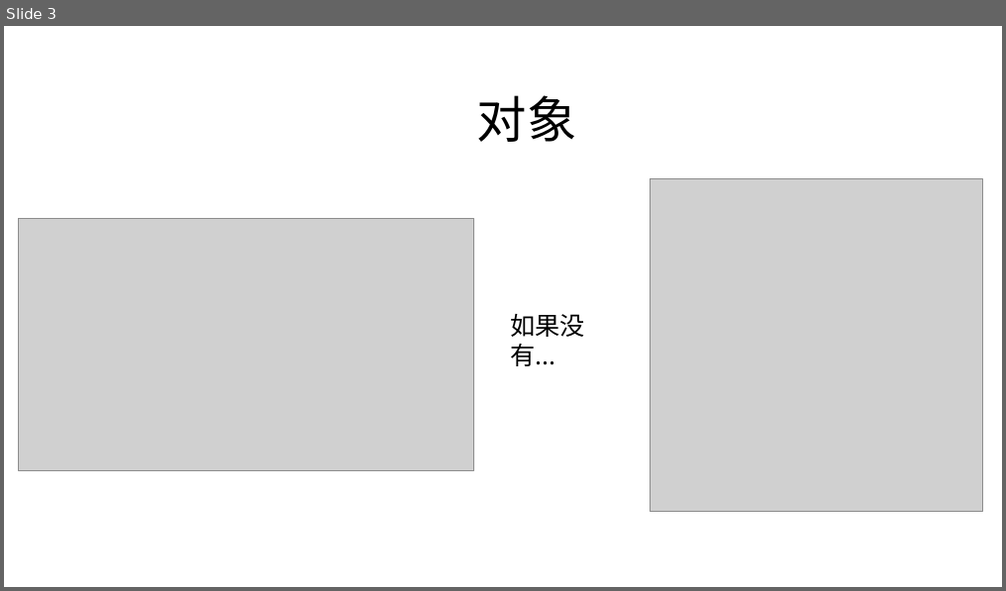
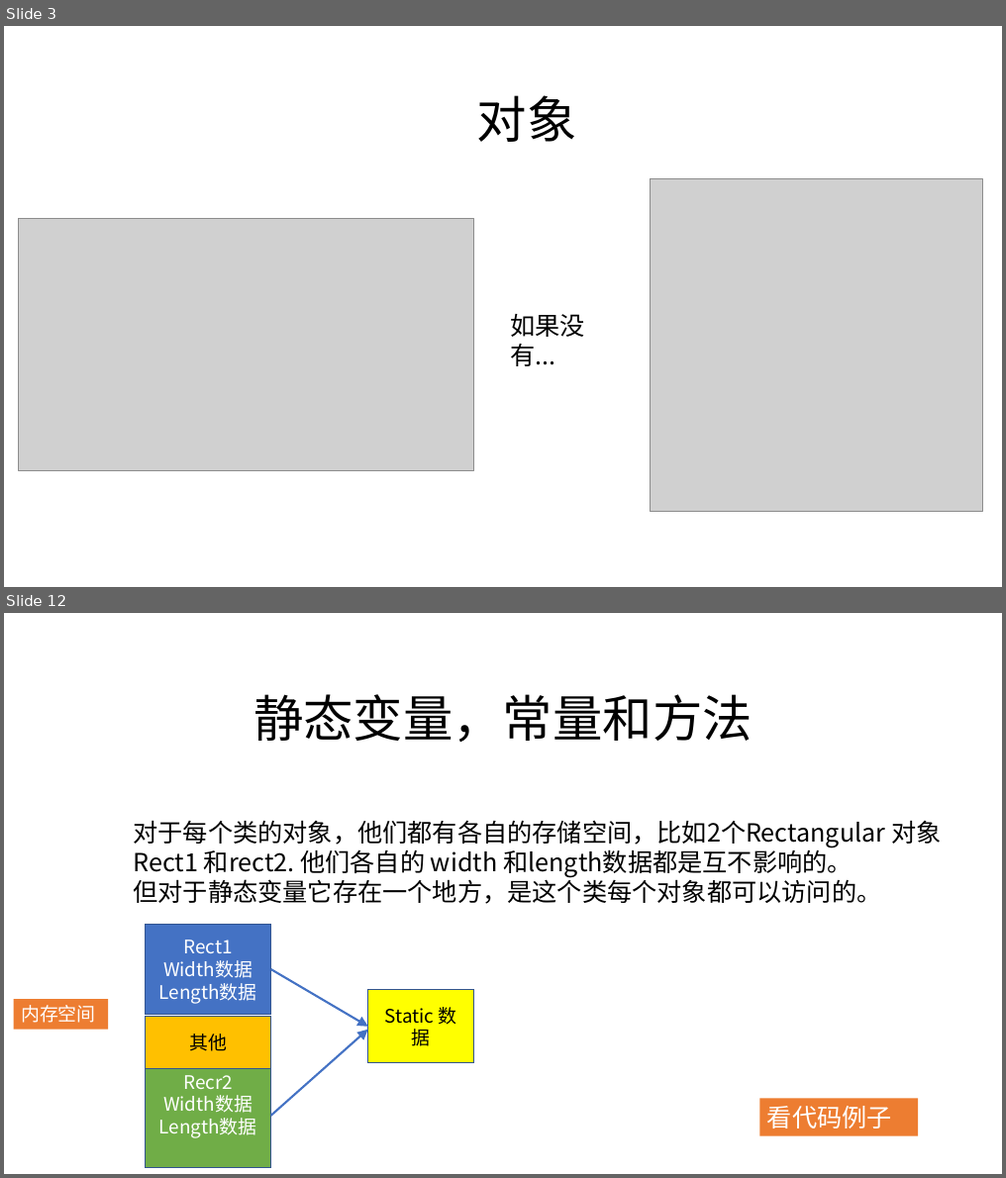
Before and after one commit to zjyesir/hmc_java_1, a slide deck: ppt/9. 对象和类.pptx. Shown one above the other, each under a label of ours: slide 3 before the commit, slides 3 and 12 after it; the slides between them are not shown. The pictures are 1006x591 and 1006x1178 pixels, drawn with LibreOffice and Linux fonts; fonts in the diff are those of the drawing; grey boxes stand for pictures; background and template pictures are left out. Boxes give left, top, right and bottom in pixels: in the first picture for what was removed or moved away, otherwise in the second. Text is boxed around its words. In the diff, an @@ line names an element or a change of style, - is before the commit and + after.

Commit message:
对象和类 ppt做完

```diff
--- a/ppt/9. 对象和类.pptx
+++ b/ppt/9. 对象和类.pptx
@@ slide 12 added at bbox=[4, 613, 1002, 1174], background picture (left out) @@
@@ text added at bbox=[253, 694, 752, 742], 48 pt, text #000000 @@
+静态变量，常量和方法
@@ text added at bbox=[133, 820, 941, 904], 24 pt, text #000000 @@
+对于每个类的对象，他们都有各自的存储空间，比如2个Rectangular 对象
+Rect1 和rect2. 他们各自的 width 和length数据都是互不影响的。
+但对于静态变量它存在一个地方，是这个类每个对象都可以访问的。
@@ rectangle added at bbox=[146, 925, 271, 1014], fill #4472C4, outline #325491 1 pt, 18 pt, text #FFFFFF @@
+Rect1
+Width数据
+Length数据
@@ arrow added from (271, 969) to (368, 1027), #4472C4 2 pt @@
@@ rectangle added at bbox=[368, 990, 474, 1063], fill #FFFF00, outline #325491 1 pt, 18 pt, text #000000 @@
+Static 数据
@@ rectangle added at bbox=[14, 999, 108, 1029], fill #ED7D31, 18 pt, text #FFFFFF @@
+内存空间
@@ rectangle added at bbox=[146, 1017, 271, 1069], fill #FFC000, outline #325491 1 pt, 18 pt, text #000000 @@
+其他
@@ arrow added from (271, 1116) to (368, 1030), #4472C4 2 pt @@
@@ rectangle added at bbox=[146, 1063, 271, 1168], fill #70AD47, outline #325491 1 pt, 18 pt, text #FFFFFF @@
+Recr2
+Width数据
+Length数据
@@ rectangle added at bbox=[760, 1099, 918, 1137], fill #ED7D31, 24 pt, text #FFFFFF @@
+看代码例子
```
Also in this commit, not shown: 3 slides changed, 18 other slides added, 10 slides removed, 3 other files.
